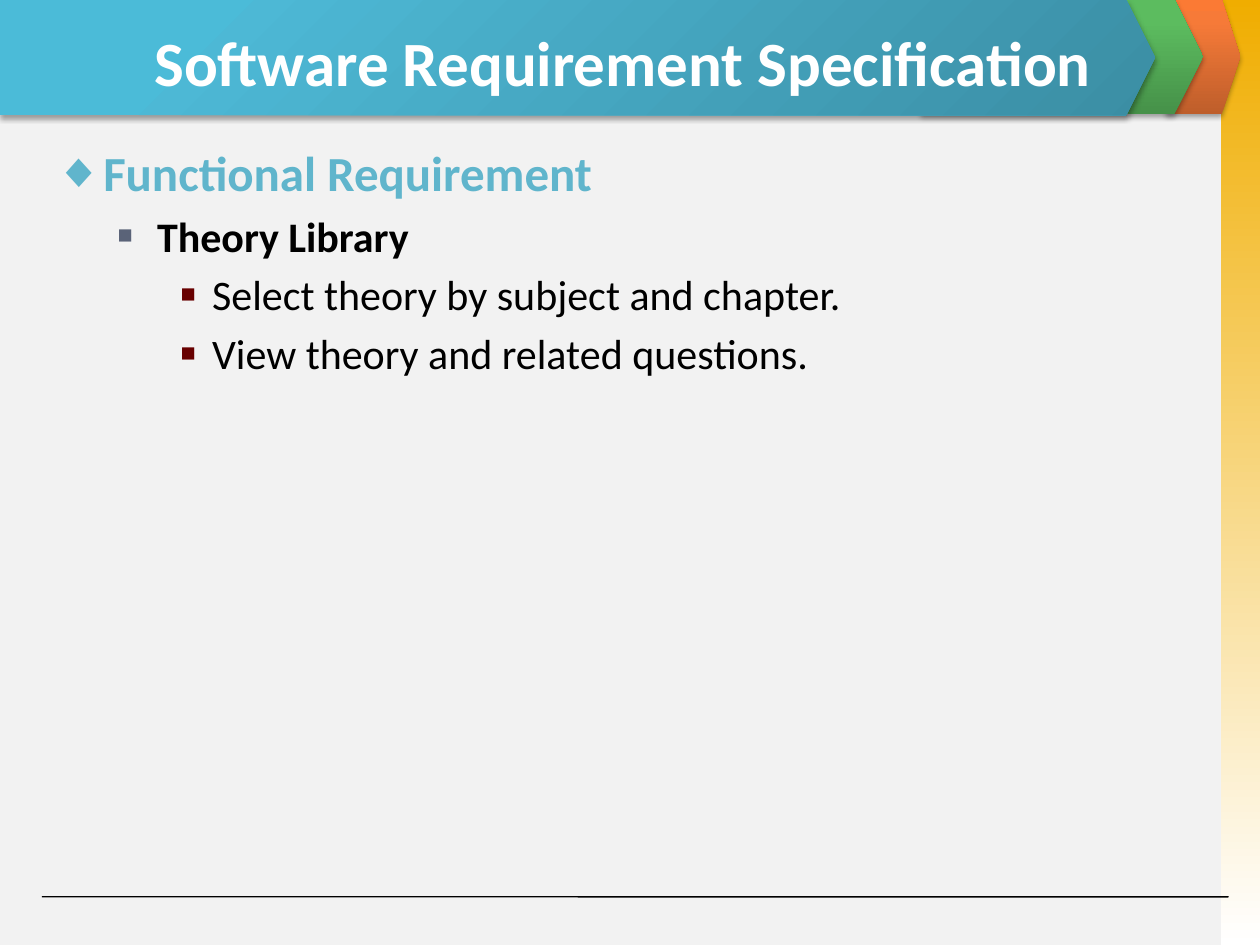
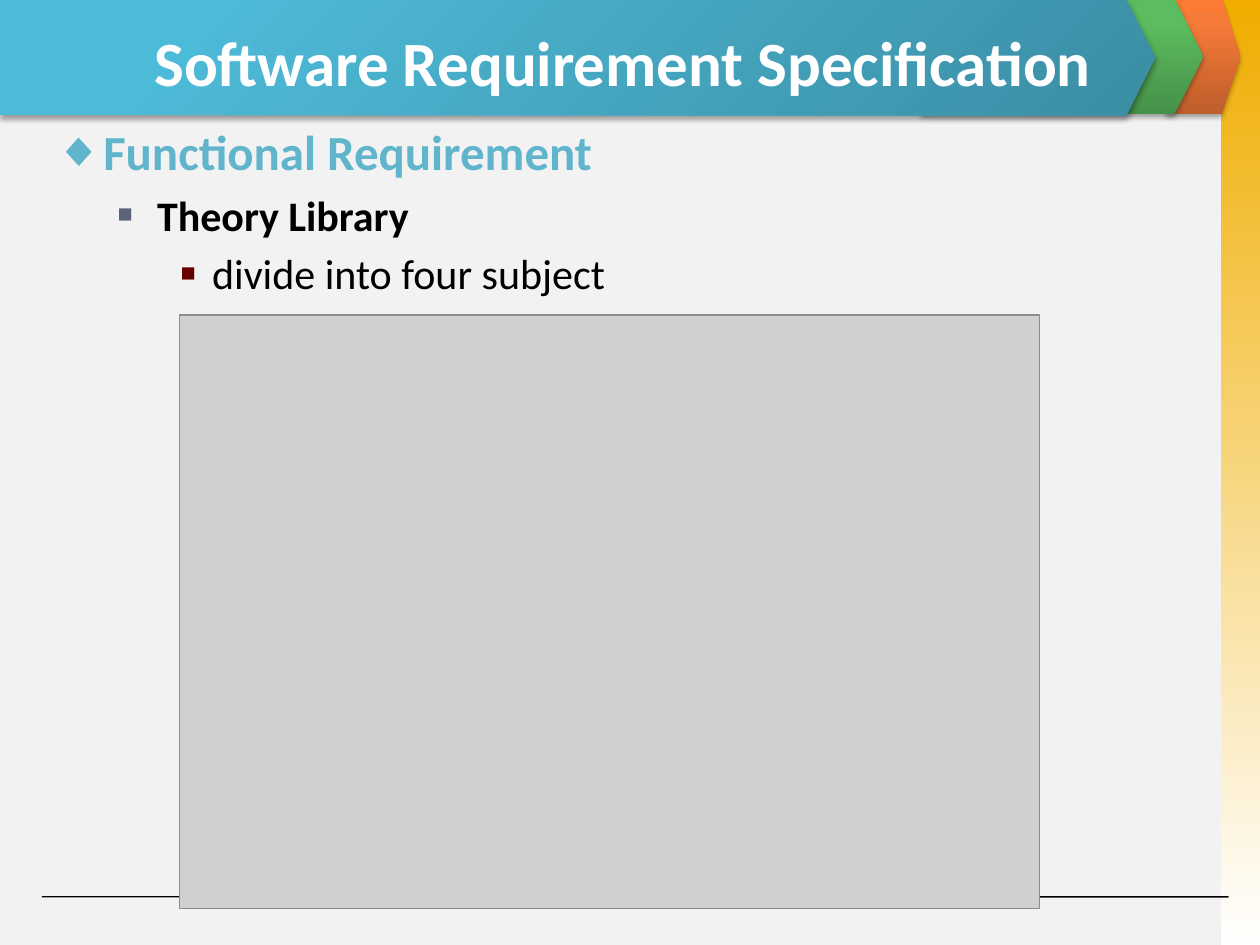
Before and after one commit to invisibleghost/e-learning-website, a slide deck: slide 18 of Document/Final report/Slide Present E-Learning.pptx. Drawn at 1260x945 pixels with LibreOffice and Linux fonts; fonts in the diff are those of the drawing; grey boxes stand for pictures. Boxes give left, top, right and bottom in pixels: in the first picture for what was removed or moved away, otherwise in the second. Text is boxed around its words. In the diff, an @@ line names an element or a change of style, - is before the commit and + after.

```diff
--- a/Document/Final report/Slide Present E-Learning.pptx
+++ b/Document/Final report/Slide Present E-Learning.pptx
@@ text "Functional Requirement": place and size @@
-text "Functional Requirement" at (103,156,840,376)
+text "Functional Requirement" at (103,135,605,297)
@@ text at (212,259,605,297): text changed @@
-    ■ Select theory by subject and chapter.
-    ■ View theory and related questions.
+    ■ divide into four subject
@@ picture added at (180,315,1040,908) @@
```
Also in this commit, not shown: 8 other slides changed, 2 slides added, 1 slide removed.
